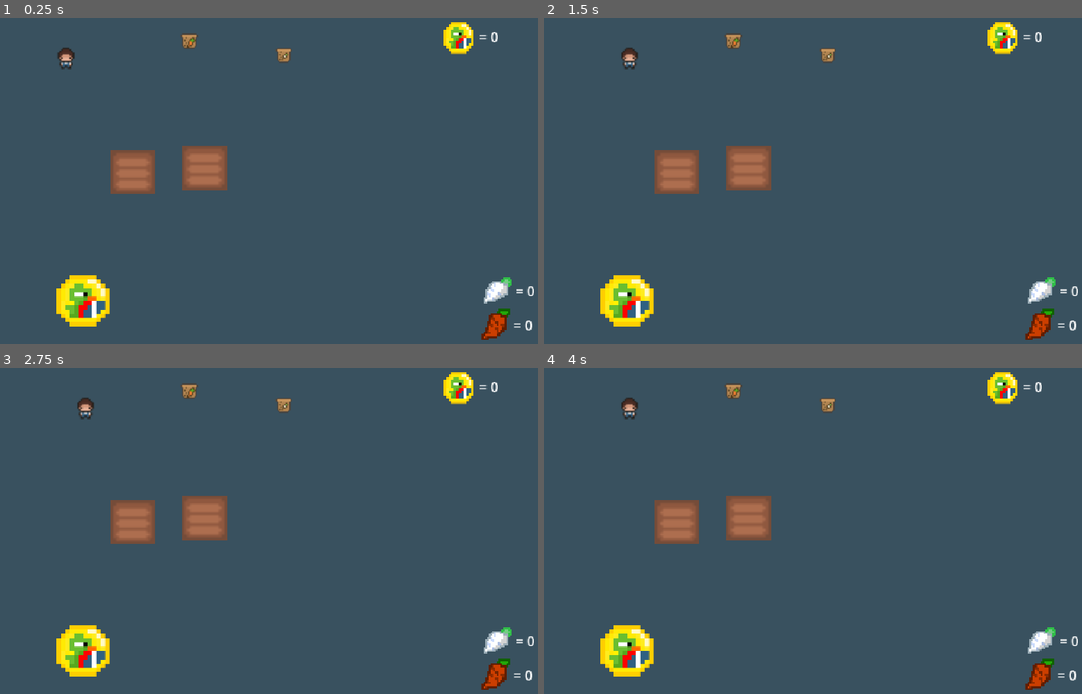
Above: before the commit, frames 1-4 (two rows, left to right).
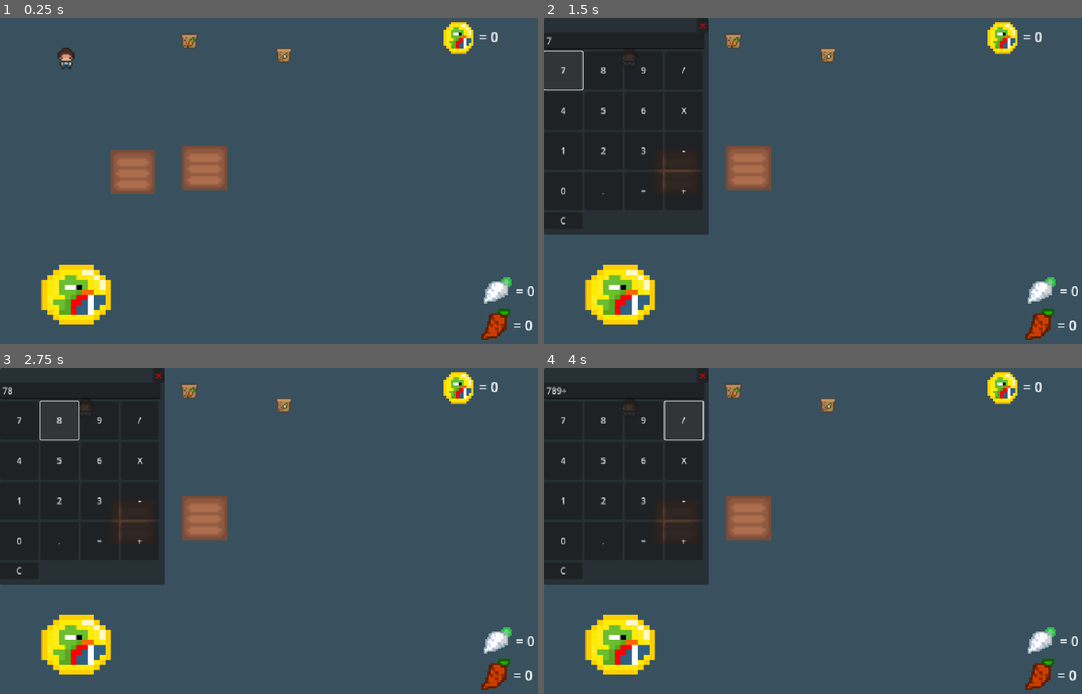
Above: after the commit, the same moments.

Repository: Jothcv/CantelQ
Game: Godot game, scene res://mundos/mundo1/world.tscn
Two runs of this game, one before a commit and one after it. Both use one fixed random seed, a clock stepped at 60 frames per second and the inputs below. The project has no main scene, so this scene is started directly.
Inputs (mouse positions are in pixels of both pictures, inside the frame that each line leads up to):
- Up to frame 1 (0.25 s): no input
- Up to frame 2 (1.5 s): tap Enter at 0.5, 0.8 s; move the mouse to (678, 174) at 0.52 s; hold D (derecha) 0.53-1.25 s; hold T (calculadora, bound only after the commit) 0.53-1.25 s; click (678, 174) at 0.67 s; click (565, 70) at 1.25 s, where only the run after the commit has a clickable "7"
- Up to frame 3 (2.75 s): click (59, 420) at 2 s, where only the run after the commit has a clickable "8"
- Up to frame 4 (4 s): click (640, 420) at 2.75 s, where only the run after the commit has a clickable "9"; click (683, 420) at 3.5 s, where only the run after the commit has a clickable "/"

The runs differ from the first frame. In frame 1, 1.8% of the frame differs, in the area x 7-21%, y 75-95%; in frame 2, 22%; in frame 3, 22%, in the area x 0-31%, y 0-95%; in frame 4, 22%.

Commit message:
se agrego la calculadora funcional

Diff:
--- /dev/null
+++ b/img/productos/panel_calculadora.tscn
@@ -0,0 +1,121 @@
+[gd_scene load_steps=2 format=3 uid="uid://c8el1tsrwiwj4"]
+
+[ext_resource type="Script" uid="uid://dbs8hh4rn4a8o" path="res://scripts/panel_calculadora.gd" id="1_rbqlr"]
+
+[node name="PanelCalculadora" type="Panel"]
+offset_right = 303.0
+offset_bottom = 398.0
+script = ExtResource("1_rbqlr")
+
+[node name="VBoxContainer" type="VBoxContainer" parent="."]
+layout_mode = 0
+offset_right = 295.0
+offset_bottom = 357.0
+
+[node name="TituloCalc" type="Label" parent="VBoxContainer"]
+layout_mode = 2
+
+[node name="Display" type="LineEdit" parent="VBoxContainer"]
+layout_mode = 2
+
+[node name="GridContainer" type="GridContainer" parent="VBoxContainer"]
+layout_mode = 2
+size_flags_vertical = 3
+columns = 4
+
+[node name="Button7" type="Button" parent="VBoxContainer/GridContainer"]
+custom_minimum_size = Vector2(70, 70)
+layout_mode = 2
+theme_override_font_sizes/font_size = 0
+text = "7"
+
+[node name="Button8" type="Button" parent="VBoxContainer/GridContainer"]
+custom_minimum_size = Vector2(70, 70)
+layout_mode = 2
+text = "8"
+
+[node name="Button9" type="Button" parent="VBoxContainer/GridContainer"]
+custom_minimum_size = Vector2(70, 70)
+layout_mode = 2
+text = "9"
+
+[node name="BotonDiv" type="Button" parent="VBoxContainer/GridContainer"]
+custom_minimum_size = Vector2(70, 70)
+layout_mode = 2
+text = "/"
+
+[node name="Button4" type="Button" parent="VBoxContainer/GridContainer"]
+custom_minimum_size = Vector2(70, 70)
+layout_mode = 2
+text = "4"
+
+[node name="Button5" type="Button" parent="VBoxContainer/GridContainer"]
+custom_minimum_size = Vector2(70, 70)
+layout_mode = 2
+text = "5"
+
+[node name="Button6" type="Button" parent="VBoxContainer/GridContainer"]
+custom_minimum_size = Vector2(70, 70)
+layout_mode = 2
+text = "6"
+
+[node name="BotonMul" type="Button" parent="VBoxContainer/GridContainer"]
+custom_minimum_size = Vector2(70, 70)
+layout_mode = 2
+text = "X"
+
+[node name="Button1" type="Button" parent="VBoxContainer/GridContainer"]
+custom_minimum_size = Vector2(70, 70)
+layout_mode = 2
+text = "1"
+
+[node name="Button2" type="Button" parent="VBoxContainer/GridContainer"]
+custom_minimum_size = Vector2(70, 70)
+layout_mode = 2
+text = "2"
+
+[node name="Button3" type="Button" parent="VBoxContainer/GridContainer"]
+custom_minimum_size = Vector2(70, 70)
+layout_mode = 2
+text = "3"
+
+[node name="BotonResta" type="Button" parent="VBoxContainer/GridContainer"]
+custom_minimum_size = Vector2(70, 70)
+layout_mode = 2
+text = "-"
+
+[node name="Boton0" type="Button" parent="VBoxContainer/GridContainer"]
+custom_minimum_size = Vector2(70, 70)
+layout_mode = 2
+text = "0"
+
+[node name="BotonPunto" type="Button" parent="VBoxContainer/GridContainer"]
+layout_mode = 2
+text = "."
+
+[node name="BotonIgual" type="Button" parent="VBoxContainer/GridContainer"]
+layout_mode = 2
+text = "="
+
+[node name="BotonSuma" type="Button" parent="VBoxContainer/GridContainer"]
+layout_mode = 2
+text = "+"
+
+[node name="Eliminar" type="Button" parent="VBoxContainer/GridContainer"]
+layout_mode = 2
+text = "C"
+
+[node name="BotonCerrarCalc" type="Button" parent="."]
+layout_mode = 0
+offset_left = 281.0
+offset_right = 298.0
+offset_bottom = 31.0
+scale = Vector2(1.24244, 0.838516)
+theme_override_colors/font_disabled_color = Color(0.470483, 1.04684e-06, 2.64719e-07, 1)
+theme_override_colors/font_hover_pressed_color = Color(0.975664, 4.57242e-06, 1.54018e-06, 1)
+theme_override_colors/font_hover_color = Color(0.956811, 3.32102e-06, 1.54018e-06, 1)
+theme_override_colors/icon_hover_pressed_color = Color(0.854181, 3.77826e-06, 7.70092e-07, 1)
+theme_override_colors/icon_normal_color = Color(1, 0, 0, 1)
+theme_override_colors/font_outline_color = Color(1, 0, 0, 1)
+theme_override_colors/font_color = Color(0.85098, 0, 0.0392157, 1)
+text = "x"
--- a/mundos/mundo1/productos_mundo1/sellzone.tscn
+++ b/mundos/mundo1/productos_mundo1/sellzone.tscn
@@ -3,7 +3,8 @@
 [ext_resource type="Script" uid="uid://by6fqsy5wfbou" path="res://sellzone.gd" id="1_8nx2p"]
 [ext_resource type="Texture2D" uid="uid://bwlrf88ir3vxr" path="res://img/productos/coin.png" id="2_8nx2p"]
 
-[sub_resource type="CircleShape2D" id="CircleShape2D_36luj"]
+[sub_resource type="RectangleShape2D" id="RectangleShape2D_8nx2p"]
+size = Vector2(12.319, 11.6482)
 
 [sub_resource type="AtlasTexture" id="AtlasTexture_7hrck"]
 atlas = ExtResource("2_8nx2p")
@@ -20,8 +21,8 @@
 "speed": 5.0
 }]
 
-[sub_resource type="CircleShape2D" id="CircleShape2D_8nx2p"]
-radius = 17.72
+[sub_resource type="RectangleShape2D" id="RectangleShape2D_7hrck"]
+size = Vector2(34, 30)
 
 [node name="sellzone" type="StaticBody2D"]
 script = ExtResource("1_8nx2p")
@@ -30,8 +31,9 @@
 scale = Vector2(2.78541, 2.44)
 
 [node name="CollisionShape2D" type="CollisionShape2D" parent="Area2D"]
+position = Vector2(1.28393e-07, -9.77125e-08)
 scale = Vector2(0.990862, 0.985169)
-shape = SubResource("CircleShape2D_36luj")
+shape = SubResource("RectangleShape2D_8nx2p")
 
 [node name="AnimatedSprite2D" type="AnimatedSprite2D" parent="."]
 position = Vector2(9.53674e-07, -4.76837e-07)
@@ -39,6 +41,7 @@
 sprite_frames = SubResource("SpriteFrames_36luj")
 
 [node name="CollisionShape2D" type="CollisionShape2D" parent="."]
-shape = SubResource("CircleShape2D_8nx2p")
+position = Vector2(-1, 1)
+shape = SubResource("RectangleShape2D_7hrck")
 
 [connection signal="body_entered" from="Area2D" to="." method="_on_area_2d_body_entered"]
--- a/mundos/mundo1/world.gd
+++ b/mundos/mundo1/world.gd
@@ -1,6 +1,28 @@
+# Script del Node2D (extends Node2D)
 extends Node2D
 
+var panel_calculadora_instance: Panel = null
+
 func _physics_process(delta):
-	$carrottext.text=("= "+str(Global.numofcarrots))
-	$oniontext.text=("= "+str(Global.numofonion))
-	$cointext.text=("= "+str(Global.coins))
+	$carrottext.text = ("= " + str(Global.numofcarrots))
+	$oniontext.text = ("= " + str(Global.numofonion))
+	$cointext.text = ("= " + str(Global.coins))
+
+func _input(event):
+	if event.is_action_pressed("calculadora"):
+		print("Tecla T presionada")
+		print("panel_calculadora_instance actual: ", panel_calculadora_instance)
+
+		if panel_calculadora_instance == null:
+			print("Creando nuevo panel")
+			panel_calculadora_instance = preload("res://img/productos/panel_calculadora.tscn").instantiate()
+			add_child(panel_calculadora_instance)
+			panel_calculadora_instance.panel_cerrado.connect(_on_panel_cerrado)
+			print("Panel creado y conectado")
+		else:
+			print("Panel ya existe, no creando uno nuevo")
+
+func _on_panel_cerrado():
+	print("Señal de panel cerrado recibida")
+	panel_calculadora_instance = null
+	print("Referencia resetada a null")
--- a/mundos/mundo1/world.tscn
+++ b/mundos/mundo1/world.tscn
@@ -230,9 +230,9 @@
 position = Vector2(376, 275)
 scale = Vector2(5.28, 5.12)
 
-[node name="sellzone" parent="." instance=ExtResource("7_s5slq")]
-position = Vector2(152, 520)
-scale = Vector2(1.98565, 2.2)
-
 [node name="player" parent="." instance=ExtResource("2_t3ywc")]
 position = Vector2(121, 72)
+
+[node name="sellzone" parent="." instance=ExtResource("7_s5slq")]
+position = Vector2(140, 509)
+scale = Vector2(2.6, 2.56)
--- a/project.godot
+++ b/project.godot
@@ -82,3 +82,8 @@
 "events": [Object(InputEventMouseButton,"resource_local_to_scene":false,"resource_name":"","device":-1,"window_id":0,"a …(256 unchanged characters)…
 ]
 }
+calculadora={
+"deadzone": 0.2,
+"events": [Object(InputEventKey,"resource_local_to_scene":false,"resource_name":"","device":-1,"window_id":0,"alt_pressed":false,"shift_pressed":false,"ctrl_pressed":false,"meta_pressed":false,"pressed":false,"keycode":0,"physical_keycode":84,"key_label":0,"unicode":116,"location":0,"echo":false,"script":null)
+]
+}
--- /dev/null
+++ b/scripts/boton_cerrar_calc.gd
@@ -0,0 +1,8 @@
+extends Button
+
+# Script del botón (extends Button)
+func _on_boton_cerrar_pressed():
+	var panel = get_parent()  # obtiene el panel padre
+	var main_node = panel.get_parent()  # obtiene el Node2D
+	main_node.panel_calculadora_instance = null  # PRIMERO resetea la referencia
+	panel.queue_free()  # DESPUÉS elimina el panellibera la referencia
--- /dev/null
+++ b/scripts/panel_calculadora.gd
@@ -0,0 +1,161 @@
+# Script del panel (extends Panel)
+extends Panel
+
+signal panel_cerrado
+
+# Variables de la calculadora
+@onready var display = $VBoxContainer/Display
+var expresion = ""
+
+# Variables para el movimiento del panel
+var offset = Vector2.ZERO
+
+func _ready():
+	print("Panel creado")
+
+	# Detectar automáticamente todos los botones y sus nombres
+	var grid = $VBoxContainer/GridContainer
+	print("Botones encontrados:")
+	for child in grid.get_children():
+		if child is Button:
+			print("- ", child.name, " (texto: '", child.text, "')")
+
+	# Conectar botones automáticamente basado en su TEXTO, no en su nombre
+	for child in grid.get_children():
+		if child is Button:
+			var texto_boton = child.text
+			child.pressed.connect(_on_button_pressed.bind(texto_boton))
+			print("Conectado botón con texto: '", texto_boton, "'")
+
+	# Conectar el botón de cerrar
+	if $BotonCerrarCalc.pressed.connect(_on_boton_cerrar_pressed) != OK:
+		print("Error conectando botón cerrar")
+
+	# Inicializar display
+	display.text = "0"
+
+func _gui_input(event):
+	if event is InputEventMouseButton:
+		if event.button_index == MOUSE_BUTTON_LEFT:
+			if event.pressed:
+				offset = get_global_mouse_position() - global_position
+			else:
+				offset = Vector2.ZERO
+	elif event is InputEventMouseMotion:
+		if event.button_mask & MOUSE_BUTTON_MASK_LEFT:
+			global_position = get_global_mouse_position() - offset
+
+func _input(event):
+	# Detectar Enter para calcular resultado
+	if event is InputEventKey and event.pressed:
+		if event.keycode == KEY_ENTER or event.keycode == KEY_KP_ENTER:
+			_calcular_resultado()
+
+func _on_button_pressed(texto):
+	print("Botón presionado: '", texto, "'")
+
+	# Normalizar el texto del botón
+	var texto_normalizado = texto.strip_edges()
+
+	match texto_normalizado:
+		"0", "1", "2", "3", "4", "5", "6", "7", "8", "9":
+			if display.text == "0":
+				expresion = texto_normalizado
+			else:
+				expresion += texto_normalizado
+			display.text = expresion
+
+		".":
+			# Verificar si ya hay un punto en el número actual
+			var ultimo_numero = _obtener_ultimo_numero()
+			if not "." in ultimo_numero:
+				if expresion == "" or expresion[-1] in "+-×÷*/":
+					expresion += "0."
+				else:
+					expresion += "."
+				display.text = expresion
+
+		"+":
+			if expresion != "" and not expresion[-1] in "+-×÷*/":
+				expresion += "+"
+				display.text = expresion
+
+		"-":
+			if expresion != "" and not expresion[-1] in "+-×÷*/":
+				expresion += "-"
+				display.text = expresion
+
+		"*", "×", "x", "X":  # Aceptar múltiples formas de multiplicación
+			if expresion != "" and not expresion[-1] in "+-×÷*/":
+				expresion += "×"
+				display.text = expresion
+
+		"/", "÷":  # Aceptar múltiples formas de división
+			if expresion != "" and not expresion[-1] in "+-×÷*/":
+				expresion += "÷"
+				display.text = expresion
+
+		"=":
+			_calcular_resultado()
+
+		"C", "CE", "Clear":  # Aceptar múltiples formas de limpiar
+			expresion = ""
+			display.text = "0"
+
+		_:
+			print("Botón no reconocido: '", texto_normalizado, "'")
+
+func _obtener_ultimo_numero():
+	var operadores = ["+", "-", "×", "÷", "*", "/"]
+	var ultimo_operador = -1
+
+	for i in range(expresion.length() - 1, -1, -1):
+		if expresion[i] in operadores:
+			ultimo_operador = i
+			break
+
+	if ultimo_operador == -1:
+		return expresion
+	else:
+		return expresion.substr(ultimo_operador + 1)
+
+func _calcular_resultado():
+	if expresion == "":
+		return
+
+	# Reemplazar símbolos para evaluación
+	var expr_eval = expresion
+	expr_eval = expr_eval.replace("×", "*")
+	expr_eval = expr_eval.replace("÷", "/")
+
+	print("Evaluando: ", expr_eval)
+
+	# Evaluar usando la función incorporada de Godot
+	var expression = Expression.new()
+	var error = expression.parse(expr_eval)
+
+	if error != OK:
+		print("Error de parsing: ", expression.get_error_text())
+		display.text = "Error"
+		expresion = ""
+		return
+
+	var resultado = expression.execute()
+
+	if expression.has_execute_failed():
+		print("Error de ejecución")
+		display.text = "Error"
+		expresion = ""
+	else:
+		print("Resultado: ", resultado)
+		# Formatear el resultado
+		if resultado is float and resultado == int(resultado):
+			expresion = str(int(resultado))
+		else:
+			expresion = str(resultado)
+		display.text = expresion
+
+func _on_boton_cerrar_pressed():
+	print("Cerrando panel")
+	panel_cerrado.emit()
+	queue_free()
Not shown, added: scripts/boton_cerrar_calc.gd.uid
Not shown, added: scripts/panel_calculadora.gd.uid
